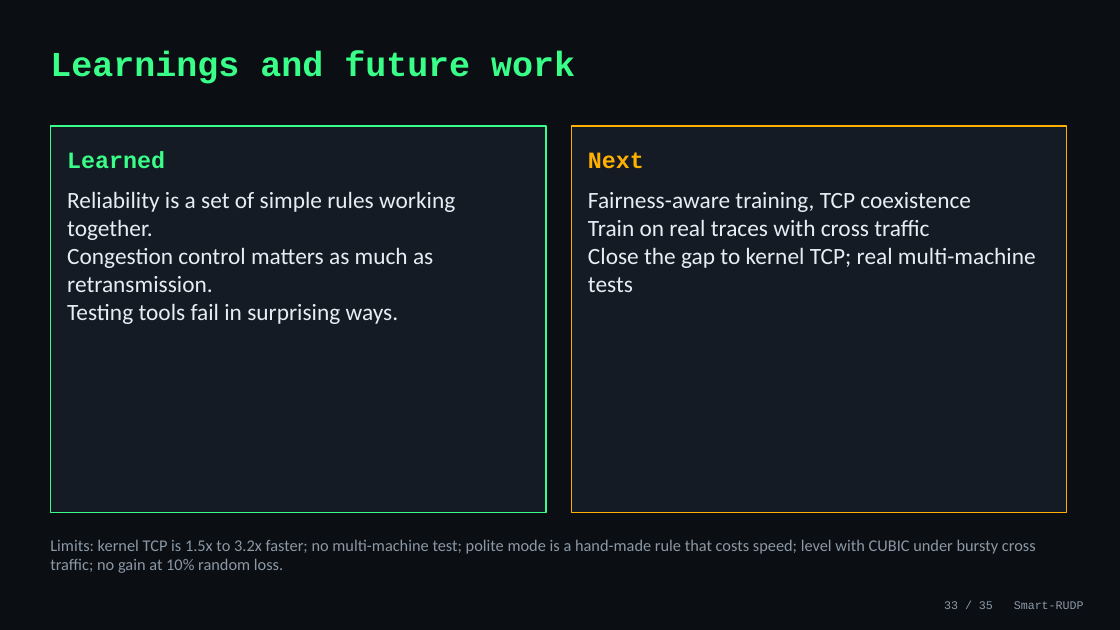
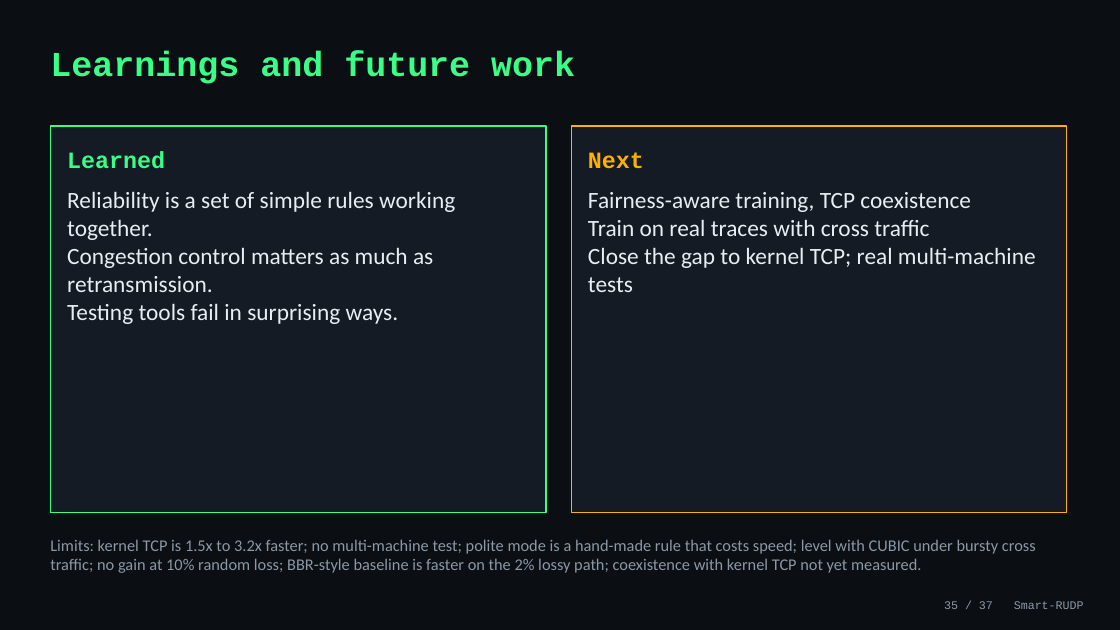
Before and after one commit to Capsturrrr/REPLIC, a slide deck: slide 35 of docs/RUDP_Presentation.pptx (slide 33 before the commit). Drawn at 1120x630 pixels with LibreOffice and Linux fonts; fonts in the diff are those of the drawing. Boxes give left, top, right and bottom in pixels: in the first picture for what was removed or moved away, otherwise in the second. Text is boxed around its words. In the diff, an @@ line names an element or a change of style, - is before the commit and + after.

```diff
--- a/docs/RUDP_Presentation.pptx
+++ b/docs/RUDP_Presentation.pptx
@@ text at box(50, 539, 1036, 573): text changed @@
-Limits: kernel TCP is 1.5x to 3.2x faster; no multi-machine test; polite mode is a hand-made rule that costs speed; level with CUBIC under bursty cross traffic; no gain at 10% random loss.
+Limits: kernel TCP is 1.5x to 3.2x faster; no multi-machine test; polite mode is a hand-made rule that costs speed; level with CUBIC under bursty cross traffic; no gain at 10% random loss; BBR-style baseline is faster on the 2% lossy path; coexistence with kernel TCP not yet measured.
@@ text at box(944, 601, 1084, 609): text changed @@
-33 / 35 Smart-RUDP
+35 / 37 Smart-RUDP
```
Also in this commit, not shown: 31 other slides changed, 2 slides added, 9 other files.
